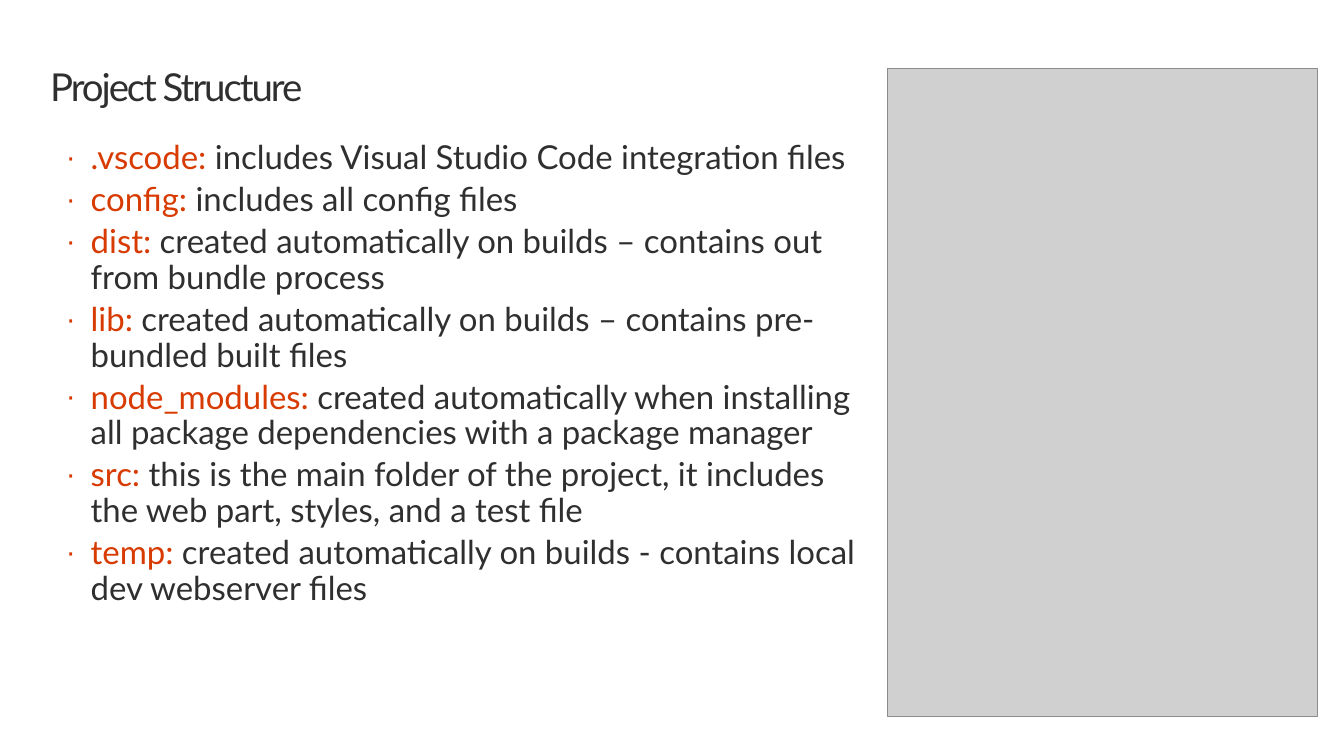
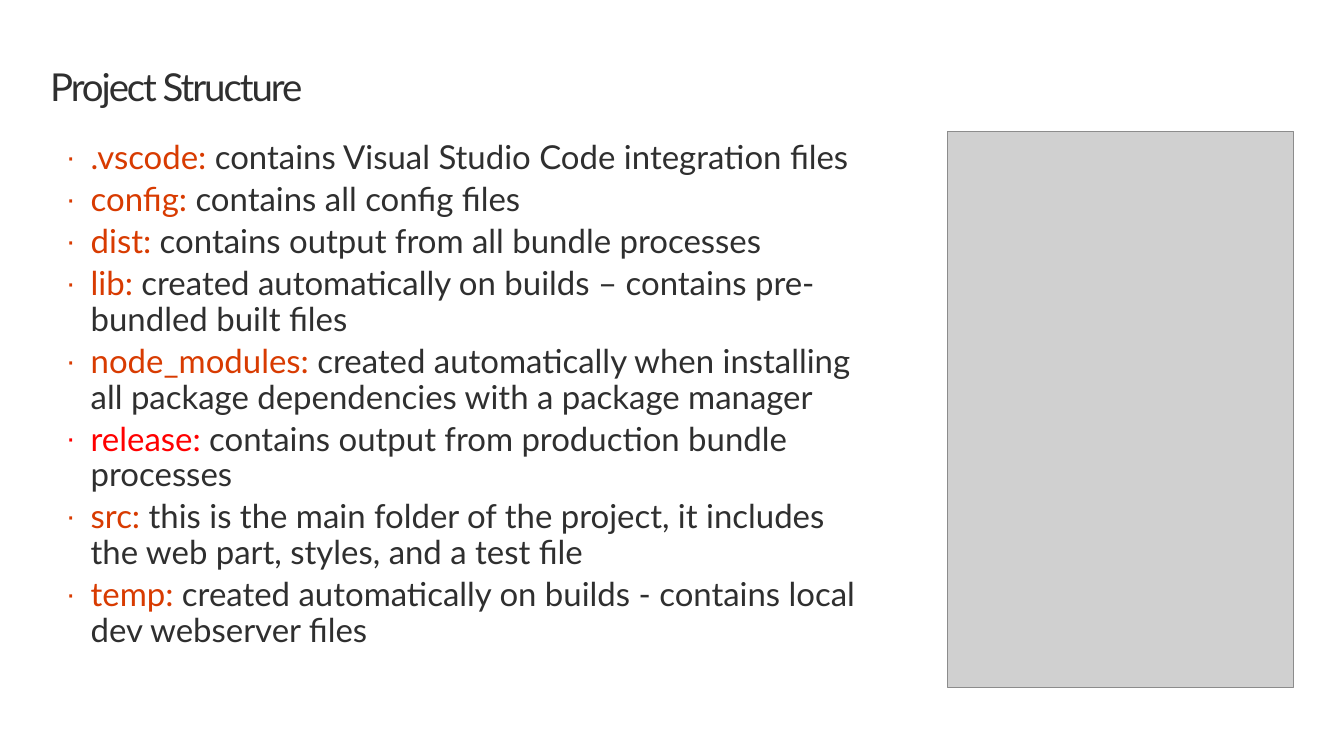
Before and after one commit to renahorton218/SharePoint-spfx-web-parts, a slide deck: slide 3 of 01-intro.pptx. Drawn at 1344x756 pixels with LibreOffice and Linux fonts; fonts in the diff are those of the drawing; grey boxes stand for pictures; background and template pictures are left out. Boxes give left, top, right and bottom in pixels: in the first picture for what was removed or moved away, otherwise in the second. Text is boxed around its words. In the diff, an @@ line names an element or a change of style, - is before the commit and + after.

```diff
--- a/01-intro.pptx
+++ b/01-intro.pptx
@@ text at bbox=[91, 144, 848, 259]: text changed @@
-· .vscode: includes Visual Studio Code integration files
-· config: includes all config files
-· dist: created automatically on builds – contains out from bundle process
+· .vscode: contains Visual Studio Code integration files
+· config: contains all config files
+· dist: contains output from all bundle processes
@@ picture: place and size @@
-picture at bbox=[887, 68, 1317, 716]
+picture at bbox=[948, 131, 1294, 688]
@@ text at bbox=[91, 426, 787, 492]: paragraph added @@
+· release: contains output from production bundle processes
```
Also in this commit, not shown: 44 other files.
